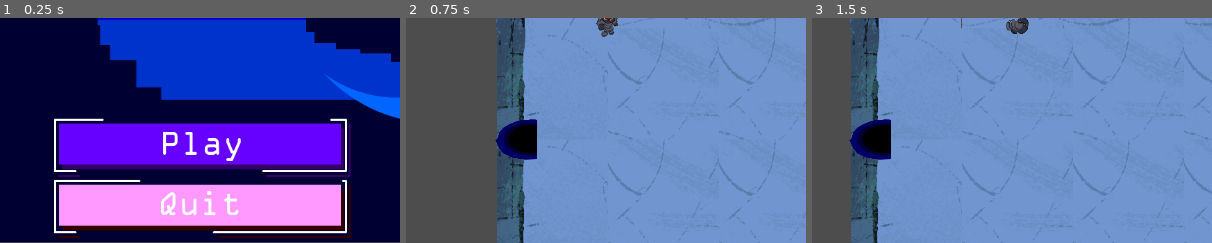
Above: before the commit, frames 1-3 (left to right).
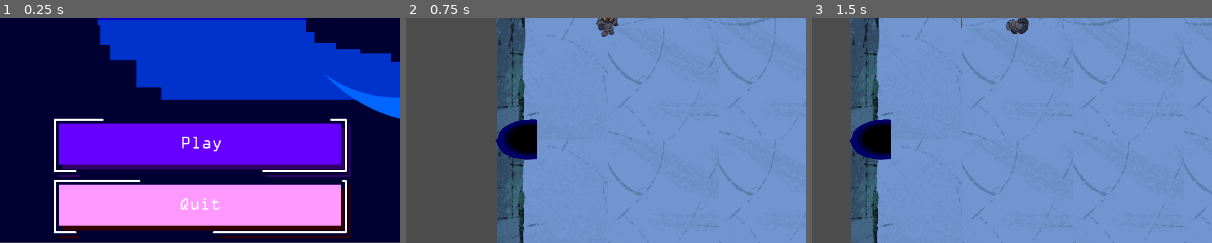
Above: after the commit, the same moments.

Repository: GaetanoRe/KingdomOfTheLunarKing
Game: Godot game, scene res://scenes/ui/main_menu.tscn
Two runs of this game, one before a commit and one after it. Both use one fixed random seed, a clock stepped at 60 frames per second and the inputs below.
Inputs:
- Up to frame 1 (0.25 s): no input
- Up to frame 2 (0.75 s): click "Play" at 0.5 s
- Up to frame 3 (1.5 s): tap Enter at 1.25 s; hold D (walk_right) from 1.28 s (still down); tap Space (dodge) at 1.35 s
The pictures show only the part of the screen within x 25-75%, y 50-100%; the shares and areas given below are measured in that part.

The runs differ from the first frame. In frame 1, 1.7% of the frame differs, in the area x 40-61%, y 50-88%; in frame 2, nothing differs; in frame 3, nothing differs.

Commit message:
Created Game Over Screen, started implementing knockback

Diff:
--- a/assets/fonts/mainMenuButtonSettings.tres
+++ b/assets/fonts/mainMenuButtonSettings.tres
@@ -4,4 +4,4 @@
 
 [resource]
 font = ExtResource("1_r5xf5")
-font_size = 50
+font_size = 25
--- /dev/null
+++ b/scenes/game_over.tscn
@@ -0,0 +1,99 @@
+[gd_scene load_steps=11 format=3 uid="uid://ga0wmm85y5oo"]
+
+[ext_resource type="Script" uid="uid://c1gw1wuuu51ld" path="res://scripts/ui/game_over.gd" id="1_irg28"]
+[ext_resource type="FontFile" uid="uid://c5ej11lxhmaay" path="res://assets/fonts/OCRAEXT.TTF" id="1_xeevv"]
+[ext_resource type="PackedScene" uid="uid://xa5l54go1d2d" path="res://scenes/main_scene.tscn" id="2_8bugq"]
+[ext_resource type="Texture2D" uid="uid://fs7vyqetw0ry" path="res://assets/textures/ui/uibuttons/uibutton1.png" id="2_v3hpu"]
+[ext_resource type="Texture2D" uid="uid://cb8jwpum70cn7" path="res://assets/textures/ui/uibuttons/uibutton1pressed.png" id="3_irg28"]
+[ext_resource type="PackedScene" uid="uid://eg2ca0i8jjkp" path="res://scenes/ui/main_menu.tscn" id="3_wawo4"]
+[ext_resource type="LabelSettings" uid="uid://1gxa2aemi8w6" path="res://assets/fonts/mainMenuButtonSettings.tres" id="4_2jtsn"]
+[ext_resource type="Texture2D" uid="uid://hj357ramd4q5" path="res://assets/textures/ui/uibuttons/uibutton2.png" id="5_8bugq"]
+[ext_resource type="Texture2D" uid="uid://bfeoksf6h2op" path="res://assets/textures/ui/uibuttons/uibutton2pressed.png" id="6_wawo4"]
+
+[sub_resource type="LabelSettings" id="LabelSettings_yxx3c"]
+font = ExtResource("1_xeevv")
+font_size = 50
+
+[node name="GameOver" type="Control"]
+layout_mode = 3
+anchors_preset = 15
+anchor_right = 1.0
+anchor_bottom = 1.0
+grow_horizontal = 2
+grow_vertical = 2
+script = ExtResource("1_irg28")
+main_scene = ExtResource("2_8bugq")
+main_menu = ExtResource("3_wawo4")
+
+[node name="Panel" type="Panel" parent="."]
+layout_mode = 0
+offset_right = 1151.0
+offset_bottom = 647.0
+
+[node name="Label" type="Label" parent="."]
+layout_mode = 1
+anchors_preset = 5
+anchor_left = 0.5
+anchor_right = 0.5
+offset_left = -20.0
+offset_top = 100.0
+offset_right = 20.0
+offset_bottom = 123.0
+grow_horizontal = 2
+text = "Game Over"
+label_settings = SubResource("LabelSettings_yxx3c")
+horizontal_alignment = 1
+
+[node name="Options" type="VBoxContainer" parent="."]
+layout_mode = 1
+anchors_preset = 8
+anchor_left = 0.5
+anchor_top = 0.5
+anchor_right = 0.5
+anchor_bottom = 0.5
+offset_left = -20.0
+offset_top = -20.0
+offset_right = 20.0
+offset_bottom = 20.0
+grow_horizontal = 2
+grow_vertical = 2
+theme_override_constants/separation = 30
+
+[node name="PlayAgain" type="TextureButton" parent="Options"]
+layout_mode = 2
+texture_normal = ExtResource("2_v3hpu")
+texture_pressed = ExtResource("3_irg28")
+
+[node name="PlayAgainLabel" type="Label" parent="Options/PlayAgain"]
+layout_mode = 1
+anchors_preset = 8
+anchor_left = 0.5
+anchor_top = 0.5
+anchor_right = 0.5
+anchor_bottom = 0.5
+offset_left = -83.0
+offset_top = -21.0
+offset_right = 69.0
+offset_bottom = 6.0
+grow_horizontal = 2
+grow_vertical = 2
+text = "Play Again"
+label_settings = ExtResource("4_2jtsn")
+horizontal_alignment = 1
+
+[node name="QuitToMainMenu" type="TextureButton" parent="Options"]
+layout_mode = 2
+texture_normal = ExtResource("5_8bugq")
+texture_pressed = ExtResource("6_wawo4")
+
+[node name="QuitLabel" type="Label" parent="Options/QuitToMainMenu"]
+layout_mode = 0
+offset_left = 88.0
+offset_top = 23.0
+offset_right = 343.0
+offset_bottom = 50.0
+text = "Quit To Main Menu"
+label_settings = ExtResource("4_2jtsn")
+
+[connection signal="pressed" from="Options/PlayAgain" to="." method="_on_play_again_pressed"]
+[connection signal="pressed" from="Options/QuitToMainMenu" to="." method="_on_quit_to_main_menu_pressed"]
--- a/scripts/player/player.gd
+++ b/scripts/player/player.gd
@@ -6,6 +6,7 @@
 # Stats
 @export var player_name : String
 @export var player_speed : float = 100
+@export var hurt_knockback: float = 200
 @export var roll_speed : float = 300
 @export var roll_duration : float = 0.35
 
@@ -44,6 +45,9 @@
 
 
 func _physics_process(delta: float) -> void:
+	if(player_heath == 0):
+		var game_over = load("res://scenes/game_over.tscn")
+		get_tree().change_scene_to_packed(game_over)
 	if is_rolling:
 		# Apply locked roll velocity
 		velocity = roll_dir * roll_speed
@@ -124,4 +128,7 @@
 func _on_hurtbox_area_entered(area: Area2D) -> void:
 	if(area.is_in_group("Hazard")):
 		player_heath -= 25
+		var knockback_direction = direction_point * -1
+		velocity = knockback_direction * hurt_knockback
+		move_and_slide()
 		print("Hazard Entered Hurtbox")
--- /dev/null
+++ b/scripts/ui/game_over.gd
@@ -0,0 +1,15 @@
+extends Control
+
+@export var main_scene : PackedScene
+
+@export var main_menu : PackedScene
+
+
+func _on_play_again_pressed() -> void:
+	get_tree().change_scene_to_packed(main_scene)
+
+
+
+
+func _on_quit_to_main_menu_pressed() -> void:
+	get_tree().change_scene_to_packed(main_menu)
Binary file added: assets/textures/levels/itchchest1.png
Not shown, added: assets/textures/levels/itchchest1.png.import
Binary file added: assets/textures/levels/itchchest2.png
Not shown, added: assets/textures/levels/itchchest2.png.import
Not shown, added: scripts/ui/game_over.gd.uid
